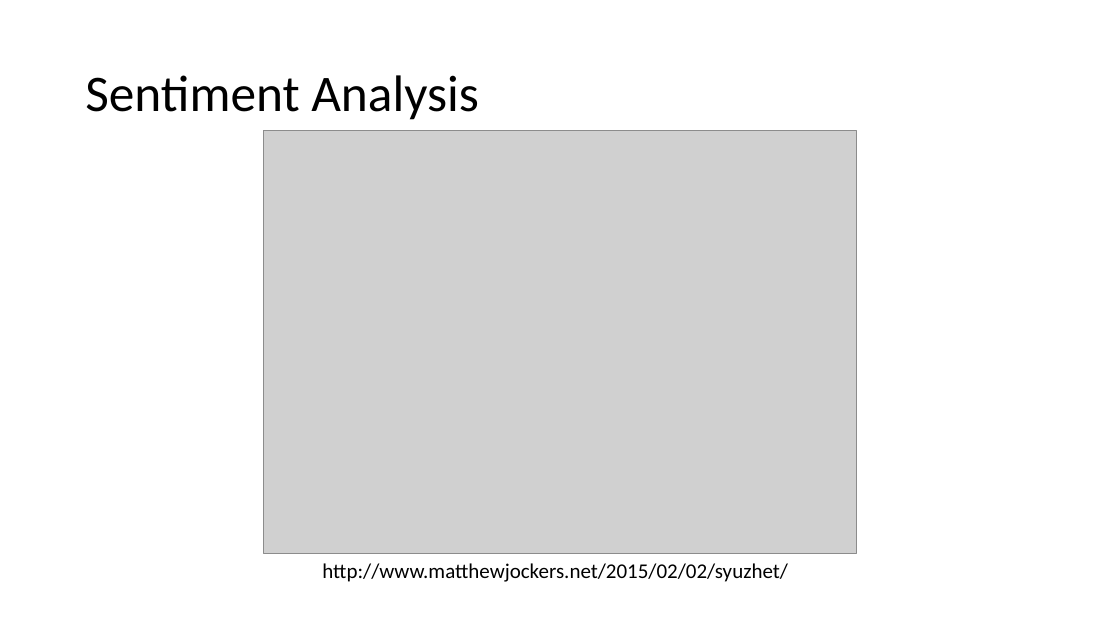
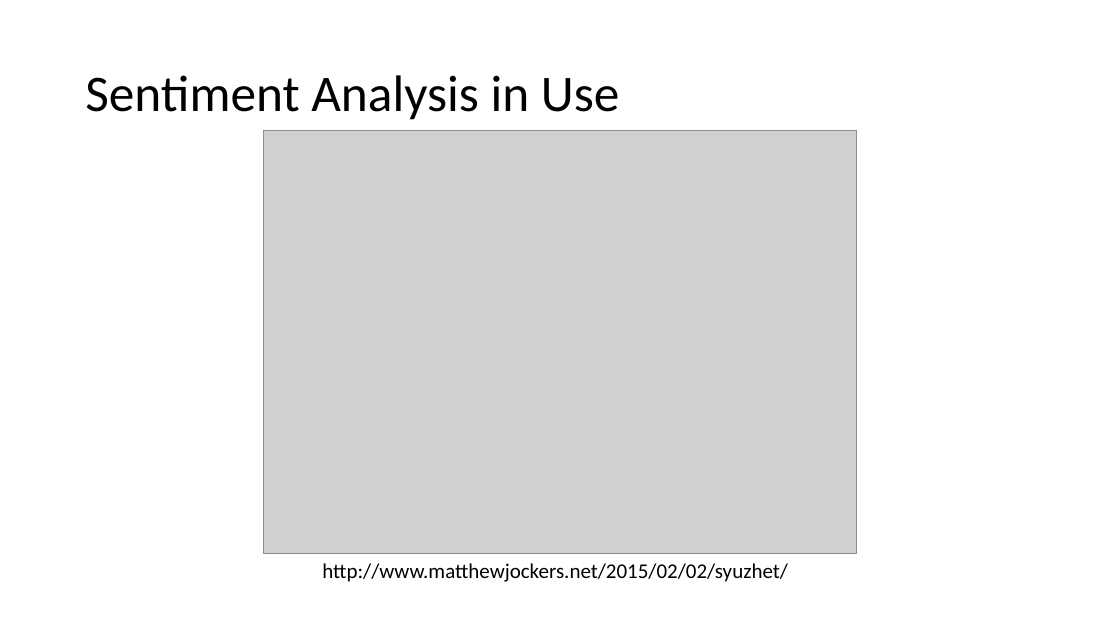
Before and after one commit to scholarslab/praxis, a slide deck: slide 20 of assets/workshop-on-workshops/workshop-on-workshops.pptx. Drawn at 1120x630 pixels with LibreOffice and Linux fonts; fonts in the diff are those of the drawing; grey boxes stand for pictures. Boxes give left, top, right and bottom in pixels: in the first picture for what was removed or moved away, otherwise in the second. Text is boxed around its words. In the diff, an @@ line names an element or a change of style, - is before the commit and + after.

```diff
--- a/assets/workshop-on-workshops/workshop-on-workshops.pptx
+++ b/assets/workshop-on-workshops/workshop-on-workshops.pptx
@@ title at [85,75,619,120]: text changed @@
-Sentiment Analysis
+Sentiment Analysis in Use
```
Also in this commit, not shown: 10 other slides changed, 3 slides added, 5 slides removed, 2 other files.
